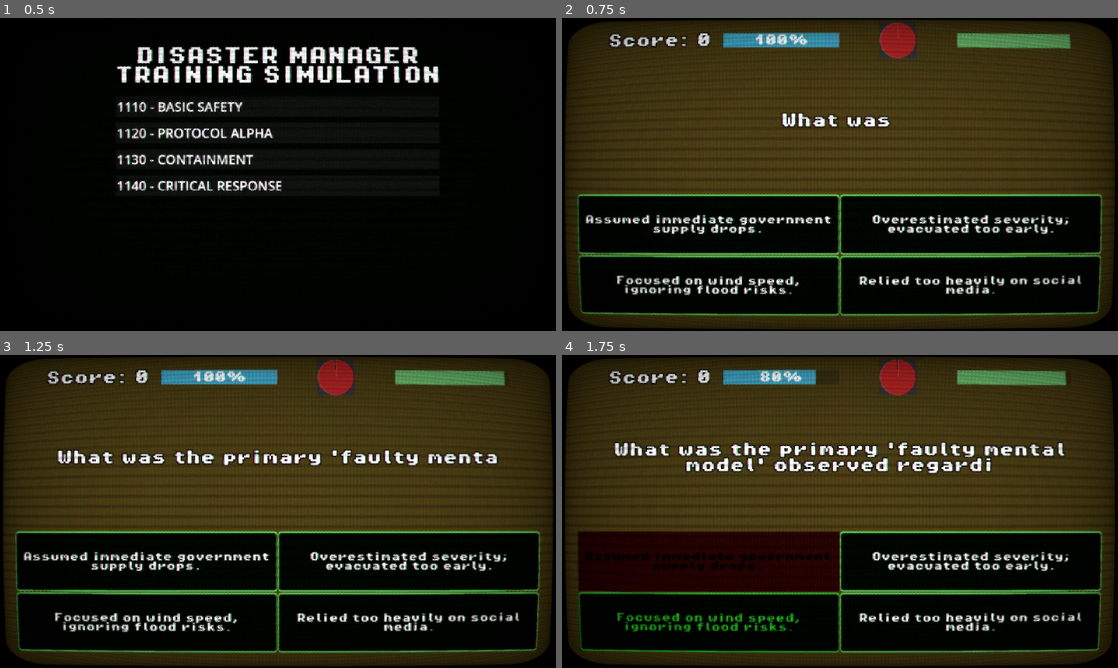
Above: before the commit, frames 1-4 (two rows, left to right).
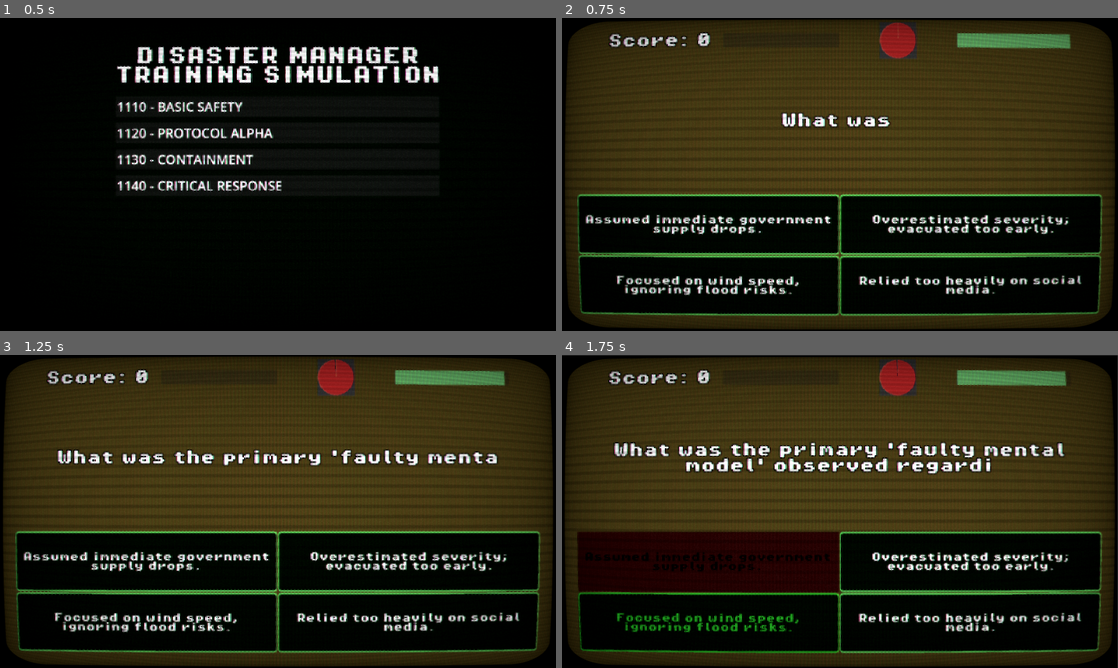
Above: after the commit, the same moments.

Repository: nzach123/multiplechoicequizgame_01a
Game: Godot game, scene res://scenes/MainMenu.tscn
The game is run twice, just before and just after one commit, with the same random seed, the same clock (stepped at 60 frames per second) and the same inputs. Sound files missing from this copy of the repository are replaced by a short silence.
Inputs:
- Up to frame 1 (0.5 s): no input
- Up to frame 2 (0.75 s): click "1110 - BASIC SAFETY" at 0.5 s
- Up to frame 3 (1.25 s): no input
- Up to frame 4 (1.75 s): click "Assumed immediate government …" at 1.25 s

Frame 1 is identical in both runs. In frame 2, 1.0% of the frame differs, in the area x 28-50%, y 4-10%; in frame 3, 1.0%; in frame 4, 7.3%, in the area x 0-100%, y 0-100%.

Commit message:
Refactor integrity mechanic to rescue mechanic
Replaces the 'IntegrityBar' with a 'RescueBar' and updates all related logic to track and display the number of citizens rescued instead of system integrity. Adjusts UI, variable names, and game flow to reflect the new rescue mechanic, including win/loss conditions based on the proportion of citizens saved.

Diff:
--- a/scenes/quiz_scene.tscn
+++ b/scenes/quiz_scene.tscn
@@ -106,13 +106,12 @@
 theme = ExtResource("1_c7ybq")
 text = "Score: 0"
 
-[node name="IntegrityBar" type="ProgressBar" parent="VBoxContainer/MarginContainer3/HBoxContainer"]
+[node name="RescueBar" type="ProgressBar" parent="VBoxContainer/MarginContainer3/HBoxContainer"]
 layout_mode = 2
 size_flags_horizontal = 3
 size_flags_vertical = 1
 theme = ExtResource("1_c7ybq")
 theme_override_styles/fill = SubResource("StyleBoxFlat_ijcxg")
-value = 100.0
 
 [node name="TimerContainer" type="Control" parent="VBoxContainer/MarginContainer3/HBoxContainer"]
 layout_mode = 2
--- a/scripts/GameSession.gd
+++ b/scripts/GameSession.gd
@@ -5,13 +5,12 @@
 @onready var score_label = $VBoxContainer/MarginContainer3/HBoxContainer/ScoreLabel
 @onready var timer_bar = $VBoxContainer/MarginContainer3/HBoxContainer/TimerBar
 @onready var circular_timer = $VBoxContainer/MarginContainer3/HBoxContainer/TimerContainer/CircularTimer
-@onready var integrity_bar = $VBoxContainer/MarginContainer3/HBoxContainer/IntegrityBar
-# NOTE: If you want to show the total round time remaining, add a Label or Bar for it.
-# For now, we rely on the internal timer.
+# We treat the old IntegrityBar as the new RescueBar
+@onready var rescue_bar = $VBoxContainer/MarginContainer3/HBoxContainer/RescueBar
 
 # --- TIMERS ---
-@onready var question_timer = $QuizTimer # Set to 15s in Inspector or Code
-@onready var round_timer = $RoundTimer   # Set to 60s in Inspector
+@onready var question_timer = $QuizTimer
+@onready var round_timer = $RoundTimer
 
 @onready var feedback_label = $FeedbackLabel
 @onready var remediation_popup = $RemediationPopup
@@ -37,6 +36,11 @@
 var inputs_locked: bool = false
 var current_shuffled_answers = []
 
+# --- RESCUE MECHANIC VARIABLES ---
+var total_population: int = 0
+var citizens_saved: int = 0
+var save_weight: int = 0
+
 func _ready():
 	# Connect Timers
 	if not question_timer.timeout.is_connected(_on_question_timeout):
@@ -45,11 +49,17 @@
 	if not round_timer.timeout.is_connected(_on_round_timeout):
 		round_timer.timeout.connect(_on_round_timeout)
 
-	# Initialize UI
-	integrity_bar.value = 100
-	integrity_bar.max_value = 100
-
-	# Sync Question Timer visual max to the timer's wait time (15s)
+	# Initialize Population Logic
+	total_population = rng.randi_range(2000, 5000)
+	citizens_saved = 0
+
+	# Setup Rescue Bar UI
+	rescue_bar.min_value = 0
+	rescue_bar.max_value = total_population
+	rescue_bar.value = 0
+	rescue_bar.show_percentage = false # We will handle text manually if needed, or rely on the bar visuals
+
+	# Sync Question Timer visual
 	question_timer.wait_time = 15.0
 	timer_bar.max_value = question_timer.wait_time
 
@@ -57,11 +67,9 @@
 	if not sfx_ambience.playing:
 		sfx_ambience.play()
 
-	# Load Data and Start
-	# Connect Remediation Signal
 	remediation_popup.acknowledged.connect(_on_remediation_acknowledged)
 
-	# If we have questions loaded (from Main Menu), use them. Otherwise load default (debug/testing).
+	# Load Data
 	if GameManager.questions_pool.size() > 0:
 		start_game()
 	elif GameManager.load_course_data("1110"):
@@ -76,7 +84,6 @@
 	# 1. Animate Question Timer Bar
 	if not question_timer.is_stopped():
 		timer_bar.value = question_timer.time_left
-		# Turn red if time is low
 		if question_timer.time_left < 5:
 			timer_bar.modulate = Color(1, 0, 0)
 		else:
@@ -99,11 +106,20 @@
 
 func start_game():
 	GameManager.reset_stats()
-	update_score_ui()
-	update_integrity_ui() # Ensure bar starts full
 
 	current_q_index = 0
 	GameManager.questions_pool.shuffle()
+
+	# Calculate weight per question based on total questions
+	var q_count = GameManager.questions_pool.size()
+	if q_count > 0:
+		save_weight = total_population / q_count
+	else:
+		save_weight = 100 # Fallback
+
+	update_score_ui()
+	update_rescue_ui()
+
 	connect_buttons()
 
 	# START THE ROUND TIMER (60s hard limit)
@@ -111,7 +127,6 @@
 	load_question(0)
 
 func load_question(index: int):
-	# Check if we ran out of questions
 	if index >= GameManager.questions_pool.size():
 		finish_game()
 		return
@@ -124,11 +139,9 @@
 	var q_data = GameManager.questions_pool[index]
 	animate_text(question_label, q_data["question"])
 
-	# Shuffle answers
 	current_shuffled_answers = q_data["answers"].duplicate()
 	current_shuffled_answers.shuffle()
 
-	# Assign answers to buttons
 	for i in range(buttons.size()):
 		if i < current_shuffled_answers.size():
 			buttons[i].text = current_shuffled_answers[i]["text"]
@@ -136,7 +149,6 @@
 		else:
 			buttons[i].hide()
 
-	# Restart Question Timer (15s)
 	question_timer.start(15.0)
 
 func animate_text(label: Label, text_content: String):
@@ -155,16 +167,14 @@
 	if inputs_locked: return
 
 	play_sound(sfx_click, true)
-
 	inputs_locked = true
-	question_timer.stop() # Stop the 15s timer, but Round Timer keeps ticking
+	question_timer.stop()
 
 	var q_data = GameManager.questions_pool[current_q_index]
 	var selected_answer_obj = current_shuffled_answers[selected_idx]
 	var is_correct = selected_answer_obj["is_correct"]
 
 	var correct_idx = -1
-	# Find the index of the correct answer in the shuffled array
 	for i in range(current_shuffled_answers.size()):
 		if current_shuffled_answers[i]["is_correct"]:
 			correct_idx = i
@@ -172,13 +182,11 @@
 
 	if is_correct:
 		handle_correct(selected_idx)
-		# If game isn't over, wait and load next
-		if GameManager.current_integrity > 0:
-			await get_tree().create_timer(1.5).timeout
-			# Double check integrity didn't drop while waiting (edge case) and timer didn't run out
-			if not round_timer.is_stopped():
-				current_q_index += 1
-				load_question(current_q_index)
+		# Wait and load next
+		await get_tree().create_timer(1.5).timeout
+		if not round_timer.is_stopped():
+			current_q_index += 1
+			load_question(current_q_index)
 	else:
 		handle_wrong(selected_idx, correct_idx, q_data, selected_answer_obj["text"])
 
@@ -191,69 +199,63 @@
 	play_sound(sfx_alarm)
 
 	var q_data = GameManager.questions_pool[current_q_index]
-
 	var correct_idx = 0
-	# Find the index of the correct answer in the shuffled array
 	for i in range(current_shuffled_answers.size()):
 		if current_shuffled_answers[i]["is_correct"]:
 			correct_idx = i
 			break
 
-	# Handle timeout as a wrong answer
+	# Handle timeout as wrong
 	handle_wrong(-1, correct_idx, q_data, "TIMEOUT")
 
 func _on_round_timeout():
-	# 60 Seconds are up - Immediate Game Over
 	finish_game()
 
 # --- LOGIC HANDLERS ---
 
 func handle_correct(idx):
 	play_sound(sfx_correct)
-	feedback_label.text = "STATUS: OPTIMAL"
-	feedback_label.modulate = Color.GREEN
+
+	# Logic: Save Citizens
+	citizens_saved += save_weight
+	# Clamp to max just in case
+	if citizens_saved > total_population:
+		citizens_saved = total_population
+
+	feedback_label.text = "RESCUE CONFIRMED"
+	feedback_label.modulate = Color.CYAN # Blue-ish for rescue
 	apply_shake(5.0)
 
 	GameManager.add_correct_answer()
 	update_score_ui()
+	update_rescue_ui()
 	buttons[idx].modulate = Color.GREEN
 
 func handle_wrong(selected_idx, correct_idx, q_data, user_choice_text):
+	# Logic: Signal Lost / Static (No deduction)
 	play_sound(sfx_wrong)
-	feedback_label.text = "STATUS: FAILURE - INTEGRITY LOSS"
-	feedback_label.modulate = Color.RED
-	apply_shake(20.0)
-
-	# Find correct answer text for logging
+	feedback_label.text = "SIGNAL LOST - RESCUE FAILED"
+	feedback_label.modulate = Color.ORANGE
+	apply_shake(10.0)
+
 	var correct_text = "Unknown"
 	for ans in current_shuffled_answers:
 		if ans["is_correct"]:
 			correct_text = ans["text"]
 			break
 
-	# 1. Log the mistake
 	GameManager.log_mistake(q_data["question"], user_choice_text, correct_text)
 
-	# 2. Decrease Integrity
-	GameManager.current_integrity -= 20
-	update_integrity_ui()
-
-	# 3. Visual Feedback
+	# Visuals only
 	if selected_idx != -1 and selected_idx < buttons.size():
 		buttons[selected_idx].modulate = Color.RED
 	if correct_idx != -1 and correct_idx < buttons.size():
 		buttons[correct_idx].modulate = Color.GREEN
 
-	# 4. Check for Game Over triggered by Integrity
-	if GameManager.current_integrity <= 0:
-		finish_game()
-		return
-
-	# 5. Trigger Remediation Loop
+	# Wait for remediation
 	round_timer.paused = true
 	question_timer.paused = true
 
-	# Wait for user to process the visual feedback (Green/Red buttons)
 	await get_tree().create_timer(1.5).timeout
 
 	var explanation = q_data.get("explanation", "No explanation provided.")
@@ -272,18 +274,21 @@
 func update_score_ui():
 	score_label.text = "Score: " + str(GameManager.current_score)
 
-func update_integrity_ui():
+func update_rescue_ui():
 	var tween = create_tween()
-	tween.tween_property(integrity_bar, "value", GameManager.current_integrity, 0.4).set_trans(Tween.TRANS_BOUNCE).set_ease(Tween.EASE_OUT)
+	tween.tween_property(rescue_bar, "value", citizens_saved, 0.4).set_trans(Tween.TRANS_CUBIC).set_ease(Tween.EASE_OUT)
+	# We can reuse the tooltip or add a dynamic label if the node structure allows,
+	# but for now the bar fills up visually.
+	# If score_label can double as info, we might append it, but let's stick to the bar filling.
+	rescue_bar.tooltip_text = "Rescued: %d / %d" % [citizens_saved, total_population]
 
 func finish_game():
-	# Stop everything
 	question_timer.stop()
 	round_timer.stop()
 	sfx_ambience.stop()
 	inputs_locked = true
 
-	# Calculate Stats & Save
+	# Save Logic
 	var total_attempted = GameManager.correct_answers_count + GameManager.session_log.size()
 	var mastery_percent = 0.0
 	if total_attempted > 0:
@@ -293,27 +298,28 @@
 	if not GameManager.player_progress.has(course_id):
 		GameManager.player_progress[course_id] = { "high_score": 0, "mastery_percent": 0.0 }
 
-	var current_high_score = GameManager.player_progress[course_id]["high_score"]
-	var current_mastery = GameManager.player_progress[course_id]["mastery_percent"]
-
-	if GameManager.current_score > current_high_score:
+	if GameManager.current_score > GameManager.player_progress[course_id]["high_score"]:
 		GameManager.player_progress[course_id]["high_score"] = GameManager.current_score
-
-	if mastery_percent > current_mastery:
+	if mastery_percent > GameManager.player_progress[course_id]["mastery_percent"]:
 		GameManager.player_progress[course_id]["mastery_percent"] = mastery_percent
 
 	GameManager.save_game()
 
-	question_label.text = "SIMULATION ENDED"
-
-	# Determine reason for end
-	if GameManager.current_integrity <= 0:
-		feedback_label.text = "CRITICAL FAILURE: SYSTEM DESTROYED"
+	# Win/Loss Calculation
+	var rescue_percentage = 0.0
+	if total_population > 0:
+		rescue_percentage = float(citizens_saved) / float(total_population)
+
+	question_label.text = "OPERATION COMPLETE"
+
+	if rescue_percentage >= 0.5:
+		feedback_label.text = "SUCCESS: CIVILIAN EVAC COMPLETE"
+		feedback_label.modulate = Color.GREEN
 	else:
-		feedback_label.text = "TIME LIMIT REACHED"
-
-	# Wait briefly then switch
-	await get_tree().create_timer(1.0).timeout
+		feedback_label.text = "MISSION FAILED: CASUALTIES TOO HIGH"
+		feedback_label.modulate = Color.RED
+
+	await get_tree().create_timer(2.0).timeout
 	get_tree().change_scene_to_file("res://scenes/AARScreen.tscn")
 
 # --- HELPERS ---
